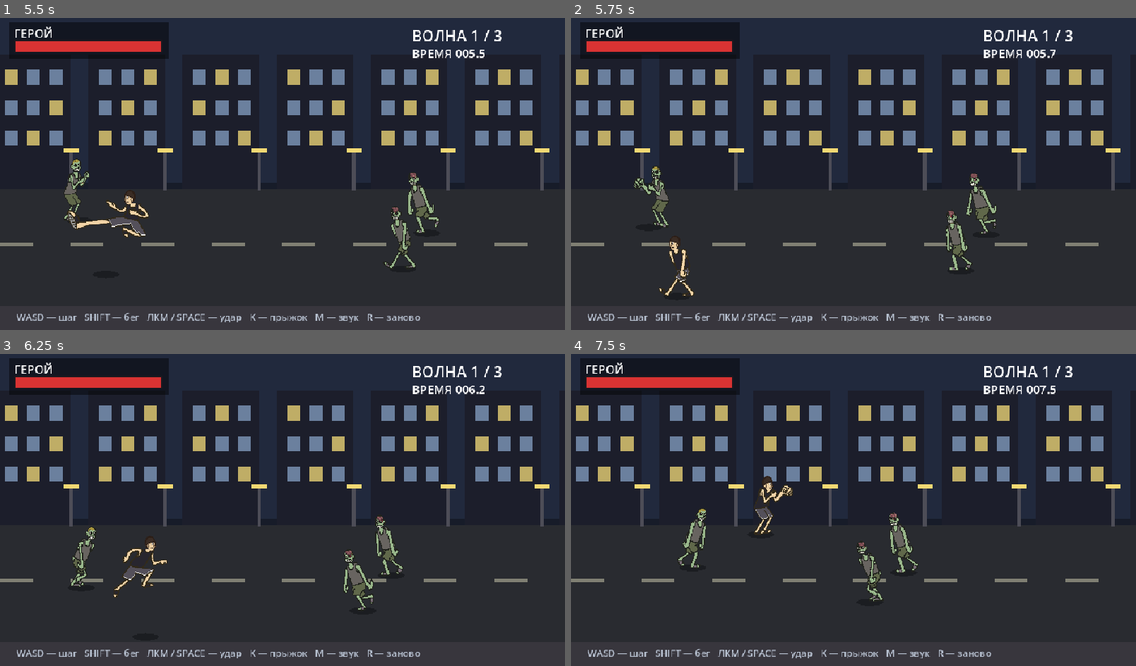
Above: before the commit, frames 1-4 (two rows, left to right).
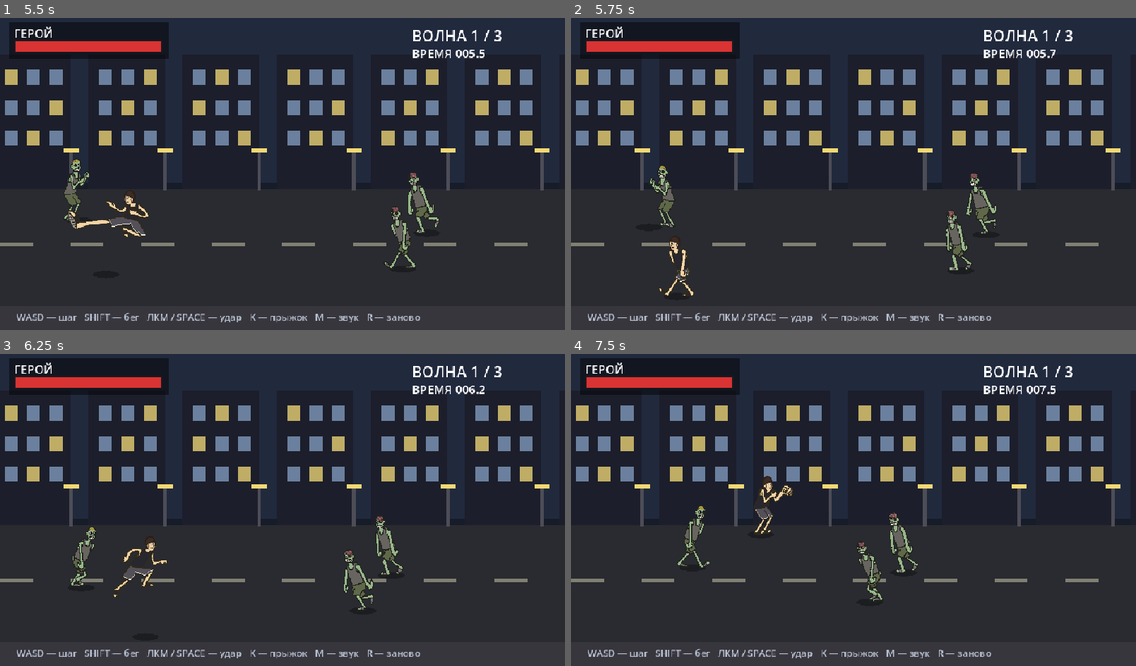
Above: after the commit, the same moments.

Repository: Kirtus228/zombie-beat
Game: Godot game, scene res://main.tscn
Two runs of this game, one before a commit and one after it. Both use one fixed random seed, a clock stepped at 60 frames per second and the inputs below. Sound files missing from this copy of the repository are replaced by a short silence.
Inputs (mouse positions are in pixels of both pictures, inside the frame that each line leads up to):
- Up to frame 1 (5.5 s): tap Enter at 0.5 s; move the mouse to (406, 155) at 0.52 s; hold D (move_right) 0.53-1.28 s; click (406, 155) at 0.6 s; tap K (jump) at 0.77, 0.8, 1.07, 1.35, 1.52, 1.82, 2.3, 3.02, 3.32, 3.77, 3.8, 4.07, 4.52, 4.82, 5.1 s; move the mouse to (169, 186) at 1.27 s; hold S (move_down) 1.28-2.03 s; click (169, 186) at 1.55 s; move the mouse to (339, 102) at 2.02 s; hold D (move_right) 2.03-2.78 s; click (339, 102) at 2.1 s; move the mouse to (254, 236) at 2.77 s; hold W (move_up) 2.78-3.53 s; tap Shift (run) at 2.85 s; click (254, 236) at 3.05 s; move the mouse to (452, 217) at 3.52 s; hold A (move_left) 3.53-5.03 s; tap Space at 3.6 s; move the mouse to (113, 124) at 4.27 s; click (113, 124) at 4.35 s; move the mouse to (310, 170) at 5.02 s; hold S (move_down) from 5.03 s (still down); click (310, 170) at 5.17 s
- Up to frame 2 (5.75 s): keep holding S (move_down)
- Up to frame 3 (6.25 s): move the mouse to (197, 428) at 5.77 s; release S (move_down) at 5.78 s; hold D (move_right) from 5.78 s (still down); click (197, 428) at 5.85 s; tap K (jump) at 6.02 s
- Up to frame 4 (7.5 s): tap K (jump) at 6.32, 6.77, 6.8, 7.07 s; move the mouse to (977, 491) at 6.52 s; release D (move_right) at 6.53 s; hold W (move_up) 6.53-7.28 s; hold Shift (run) 6.53-7.28 s; move the mouse to (740, 522) at 7.27 s; hold D (move_right) from 7.28 s (still down); tap Space at 7.35 s

Frame 1 is identical in both runs. In frame 2, 0.4% of the frame differs, in the area x 11-19%, y 47-68%; in frame 3, less than 0.1%; in frame 4, 0.3%.

Commit message:
zombies: visible strike - claw hand opened on the pack punch frame, damage/fx at the contact frame, hit streaks

Diff:
--- a/scripts/fighter.gd
+++ b/scripts/fighter.gd
@@ -14,15 +14,18 @@
 const SPRITE_SCALE := 0.62
 const CELL_FEET := 107.5 # от центра кадра до ступней, px
 const PUNCH_HOLD := 0.34
-const Z_ATK_HOLD := 0.55
-# Удар зомби — три такта, как в принципах анимации: замах -> удар -> отход.
-# Только кадры, где ноги на земле: из набора убраны jump/jumpkick, иначе зомби
-# «подпрыгивает» в момент удара (замечание Кирилла 20.11).
-# Свои кадры зомби (tools/draw_zombie.ps1): шаркающая походка и удар сверху.
-# Сделаны параметрически, чтобы силуэт читался как зомби, а не как человек.
-# стойка зомби своя, чтобы при остановке не мигали кадры пака другой пропорции
-const Z_ATK_FRAMES: Array[String] = ["falling", "punch2_1", "punch2_1", "falling"]
-const Z_READY_FRAME := "punch2_0"
+# Удар зомби — три такта: замах (когти отведены) -> выпад с раскрытыми когтями
+# -> отход. Каждый кадр держится по 0,1 с, поэтому когти видны, а не мелькают.
+# Кадры: claw_wind (пак punch2_0), claw_go (пак punch2_2 с раскрытой когтистой
+# кистью — tools/claw_frames.mjs), claw_back (пак punch2_1).
+# Кадр falling из удара убран: он на 15 px ниже и ломал высоту корпуса, из-за
+# него зомби «подпрыгивал» в момент удара (замечание Кирилла 20.11).
+const Z_ATK_FRAMES: Array[String] = ["claw_wind", "claw_wind", "claw_go", "claw_go", "claw_go", "claw_back"]
+const Z_ATK_FPS := 10.0
+const Z_ATK_HOLD := 0.6        # длина всей анимации удара, с
+const Z_CONTACT_T := 0.2       # момент касания внутри удара: на нём включается урон
+const Z_LUNGE := 20.0          # рывок корпуса к цели, px
+const Z_READY_FRAME := "claw_wind"
 const Z_WALK_FPS := 6.5             # походка зомби медленнее человеческой (у героя 12)
 const JUMP_TIME := 0.52    # прыжок: время в воздухе
 const JUMP_H := 58.0       # высота дуги прыжка, px
@@ -112,7 +115,7 @@
 	# кинулся (jump), добил когтями (punch2_1). Анимаций с человеческим прямым
 	# кулаком у врага в наборе НЕТ вообще (punch1/punch2 собираются только герою).
 	if is_enemy:
-		_add(sf, "z_atk", Z_ATK_FRAMES, 9.0, false)
+		_add(sf, "z_atk", Z_ATK_FRAMES, Z_ATK_FPS, false)
 		# замах: враг видимо отводит когти назад, пока идёт пауза перед ударом
 		_add(sf, "z_ready", [Z_READY_FRAME], 1.0, false)
 	# «лежит на земле»: отдельный кадр (tools/make_down_frame.ps1). Если его нет —
@@ -233,10 +236,17 @@
 				body.rotation = deg_to_rad((6.0 + rock) * float(facing))
 		else:
 			body.rotation = 0.0
-	# рывок зомби вперёд: корпус уходит вперёд и возвращается (ноги остаются на земле)
+	# рывок зомби вперёд: к моменту касания корпус уже у цели, потом возвращается
+	# (ноги остаются на земле — вверх ничего не поднимается)
 	var lunge := 0.0
 	if state == "z_atk":
-		lunge = 10.0 * sin(PI * clampf(t / Z_ATK_HOLD, 0.0, 1.0)) * float(facing)
+		var k := clampf(t / Z_ATK_HOLD, 0.0, 1.0)
+		var reach := Z_CONTACT_T / Z_ATK_HOLD
+		if k < reach:
+			lunge = Z_LUNGE * smoothstep(0.0, reach, k)
+		else:
+			lunge = Z_LUNGE * (1.0 - smoothstep(reach, 1.0, k))
+		lunge *= float(facing)
 	if body:
 		body.position = Vector2(lunge + sway, -CELL_FEET * SPRITE_SCALE - lift)
 	if state == "z_atk":
--- a/scripts/hit_fx.gd
+++ b/scripts/hit_fx.gd
@@ -6,6 +6,7 @@
 var life := LIFE
 var size := 13.0
 var tint := Color(1.0, 0.93, 0.4)
+var slash := 0.0   # != 0 — к удар добавить росчерк когтей (направление ±1)
 
 func _ready() -> void:
 	z_index = 500
@@ -28,6 +29,14 @@
 	var r := size * (0.7 + 0.65 * (1.0 - k))
 	_spike(r, Color(tint.r, tint.g, tint.b, a))
 	_spike(r * 0.45, Color(1, 1, 1, a))
+	if slash != 0.0:
+		# три росчерка когтей поперёк искры: видно, чем именно достало
+		var len := 26.0 * (1.0 + 0.4 * (1.0 - k))
+		for i in range(3):
+			var off := float(i - 1) * 6.0
+			var dir := Vector2(slash, 0.7)
+			var c := Color(1.0, 0.97, 0.9, a * 0.9)
+			draw_line(Vector2(-dir.x * len * 0.5, off - dir.y * len * 0.25), Vector2(dir.x * len * 0.5, off + dir.y * len * 0.25), c, 1.5)
 
 func _spike(r: float, color: Color) -> void:
 	var pts := PackedVector2Array()
--- a/scripts/main.gd
+++ b/scripts/main.gd
@@ -353,6 +353,19 @@
 func _update_enemies(delta: float) -> void:
 	if strike_lock > 0.0:
 		strike_lock -= delta
+	# 0) касание удара: урон приходит на кадре когтей, а не в начале рывка
+	for e in enemies:
+		if e.dead or e.state != "z_atk":
+			continue
+		var ct: float = float(e.get_meta("contact", -1.0))
+		if ct < 0.0:
+			continue
+		ct -= delta
+		if ct > 0.0:
+			e.set_meta("contact", ct)
+			continue
+		e.set_meta("contact", -1.0)
+		_resolve_strike(e)
 	# 1) у каждого врага своё место вокруг героя; кому места нет — ждёт в стороне
 	for e in enemies:
 		if e.dead:
@@ -360,6 +373,7 @@
 		# оглушённый или лежащий не идёт к своему месту и не бьёт; замах сорван
 		if e.stun > 0.0 or e.knocked:
 			e.set_meta("windup", 0.0)
+			e.set_meta("contact", -1.0)
 			if e.state == "z_ready" or e.state == "z_atk":
 				e.set_state("idle")
 			e.move_by(Vector2.ZERO)
@@ -456,11 +470,23 @@
 		return
 	attacker = e
 	strike_lock = STRIKE_GAP
-	if player.invuln > 0.0:
-		return
-	if absf(player.position.x - e.position.x) > REACH_X or absf(player.position.y - e.position.y) > REACH_Y:
-		return
-	_spawn_fx(player.position)
+	# Урон, искры и звук — не в начале анимации, а на кадре когтей: иначе вспышка
+	# срабатывала раньше, чем рука доходила до героя (замечание Кирилла 20.11).
+	e.set_meta("contact", Fighter.Z_CONTACT_T)
+
+# Момент касания: когти уже у цели. Попал — искры на кончике когтей и отдача,
+# промахнулся (герой отошёл или прыгнул) — слышно, как когти прошли мимо.
+func _resolve_strike(e: Node2D) -> void:
+	if player.dead or e.dead:
+		return
+	var dx: float = absf(player.position.x - e.position.x)
+	var dy: float = absf(player.position.y - e.position.y)
+	if dx > REACH_X or dy > REACH_Y or player.invuln > 0.0 or player.airborne:
+		Sfx.play_var("swing", -8.0, 0.1)
+		return
+	# искры — у корпуса героя со стороны удара: когти попадают в него, а не
+	# мимо (если ставить их посередине, вспышка висит в воздухе между телами)
+	_spawn_fx(player.position + Vector2(float(-e.facing) * 4.0, 0.0), float(e.facing))
 	Sfx.play_var("hit", -2.0, 0.12)   # попадание по герою — глуше и ниже
 	player.take_hit(ZOMBIE_DAMAGE, int(signf(player.position.x - e.position.x)))
 
@@ -521,8 +547,9 @@
 		a.position.y -= diry * push_y * share_a
 		b.position.y += diry * push_y * share_b
 
-func _spawn_fx(at: Vector2) -> void:
+func _spawn_fx(at: Vector2, slash := 0.0) -> void:
 	var fx: Node2D = HitFx.new()
+	fx.slash = slash
 	fx.position = Vector2(at.x, at.y - 70.0)
 	# только внутри world: иначе у вспышки отдельная очередь рисования
 	world.add_child(fx)
--- a/scripts/recorder.gd
+++ b/scripts/recorder.gd
@@ -17,6 +17,8 @@
 		return
 	var txt := f.get_as_text().strip_edges()
 	f.close()
+	# слово "idle" — это режим (без автопилота), оно не часть чисел
+	txt = txt.replace("idle", "").strip_edges()
 	if txt.contains(":"):
 		var parts := txt.split(":")
 		total = maxi(1, int(parts[0]))
--- a/tools/test_controls.gd
+++ b/tools/test_controls.gd
@@ -50,12 +50,22 @@
 	ok(esf.get_frame_count("z_atk") >= 4, "z_atk из 4+ кадров: %d" % esf.get_frame_count("z_atk"))
 	ok(not esf.has_animation("punch1"), "человеческого прямого удара у зомби НЕТ")
 	ok(esf.has_animation("z_ready"), "у зомби есть видимый замах z_ready")
-	# в ударе зомби не должно быть кадров прыжка: иначе он «подпрыгивает» при ударе
+	# в ударе зомби не должно быть кадров прыжка и «падения»: оба ломают высоту
+	# корпуса, из-за них зомби подскакивал в момент удара
 	var airy := false
 	for fr in enemy.Z_ATK_FRAMES:
-		if String(fr) == "jump" or String(fr) == "jumpkick":
+		if String(fr) == "jump" or String(fr) == "jumpkick" or String(fr) == "falling":
 			airy = true
-	ok(not airy, "в z_atk нет кадров прыжка (ноги на земле)")
+	ok(not airy, "в z_atk нет кадров прыжка/падения (ноги на земле)")
+
+	# удар читается: кадр когтей стоит в анимации ровно в момент касания
+	ok(ResourceLoader.exists("res://assets/zombie/claw_go.png"), "кадр когтей claw_go есть")
+	ok(ResourceLoader.exists("res://assets/zombie_brain/claw_go.png"), "кадр когтей есть и у зомби с мозгом")
+	ok(enemy.Z_CONTACT_T > 0.0 and enemy.Z_CONTACT_T < enemy.Z_ATK_HOLD, "касание внутри удара: %.2f < %.2f" % [enemy.Z_CONTACT_T, enemy.Z_ATK_HOLD])
+	var contact_idx := int(enemy.Z_CONTACT_T * enemy.Z_ATK_FPS)
+	ok(String(enemy.Z_ATK_FRAMES[contact_idx]) == "claw_go", "в момент касания в кадре когти (кадр %d)" % contact_idx)
+	# замах длиннее самой быстрой реакции глаза: когти видно до выпада
+	ok(enemy.Z_ATK_HOLD >= 0.5, "удар не мелькает: %.2f с" % enemy.Z_ATK_HOLD)
 	# шаг зомби медленнее человеческого
 	ok(esf.get_animation_speed("walk") < hsf.get_animation_speed("walk"), "шаг зомби медленнее героя: %.1f против %.1f" % [esf.get_animation_speed("walk"), hsf.get_animation_speed("walk")])
 
--- a/tools/test_fight_rules.gd
+++ b/tools/test_fight_rules.gd
@@ -61,10 +61,17 @@
 	if float(e2.get_meta("windup", 0.0)) <= 0.0:
 		print("FAIL #001: замах не начался"); fails += 1
 
-	# --- #001: урон в конце замаха только если герой в зоне
+	# --- #001: в конце замаха удар НЕ бьёт мгновенно: урон ждёт кадра когтей
 	m.player.hp = 280
 	m.player.invuln = 0.0
+	e2.attack_cd = 0.0
 	m._enemy_strike(e2)
+	if float(e2.get_meta("contact", -1.0)) <= 0.0:
+		print("FAIL #001: касание не запланировано"); fails += 1
+	if m.player.hp != 280:
+		print("FAIL #001: урон пришёл в начале рывка (hp=%d)" % m.player.hp); fails += 1
+	# касание наступает через Z_CONTACT_T — тогда урон и проходит
+	m._update_enemies(F.Z_CONTACT_T + 0.02)
 	if m.player.hp != 275:
 		print("FAIL #001: удар в зоне не прошёл (hp=%d)" % m.player.hp); fails += 1
 
@@ -73,6 +80,7 @@
 	e2.attack_cd = 0.0
 	e2.position = Vector2(450, 470)
 	m._enemy_strike(e2)
+	m._update_enemies(F.Z_CONTACT_T + 0.02)
 	if m.player.hp != 280:
 		print("FAIL #001: удар прошёл вне зоны (hp=%d)" % m.player.hp); fails += 1
 
Binary file added: assets/zombie/claw_back.png
Not shown, added: assets/zombie/claw_back.png.import
Binary file added: assets/zombie/claw_go.png
Not shown, added: assets/zombie/claw_go.png.import
Binary file added: assets/zombie/claw_wind.png
Not shown, added: assets/zombie/claw_wind.png.import
Binary file added: assets/zombie_brain/claw_back.png
Not shown, added: assets/zombie_brain/claw_back.png.import
Binary file added: assets/zombie_brain/claw_go.png
Not shown, added: assets/zombie_brain/claw_go.png.import
Binary file added: assets/zombie_brain/claw_wind.png
Not shown, added: assets/zombie_brain/claw_wind.png.import
(and 3 more such lines)
